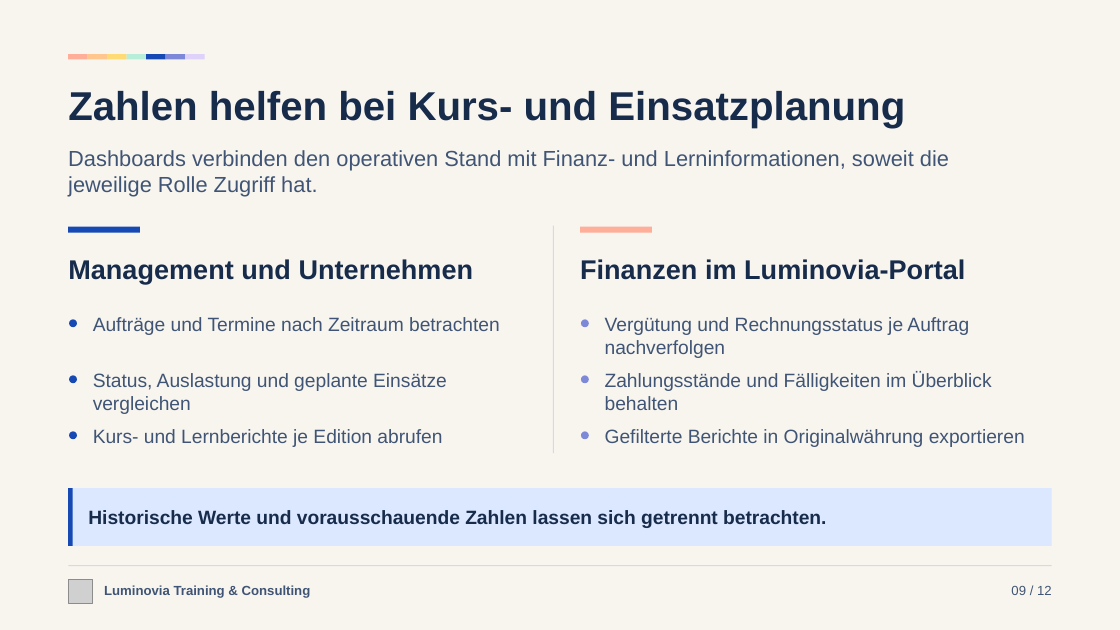
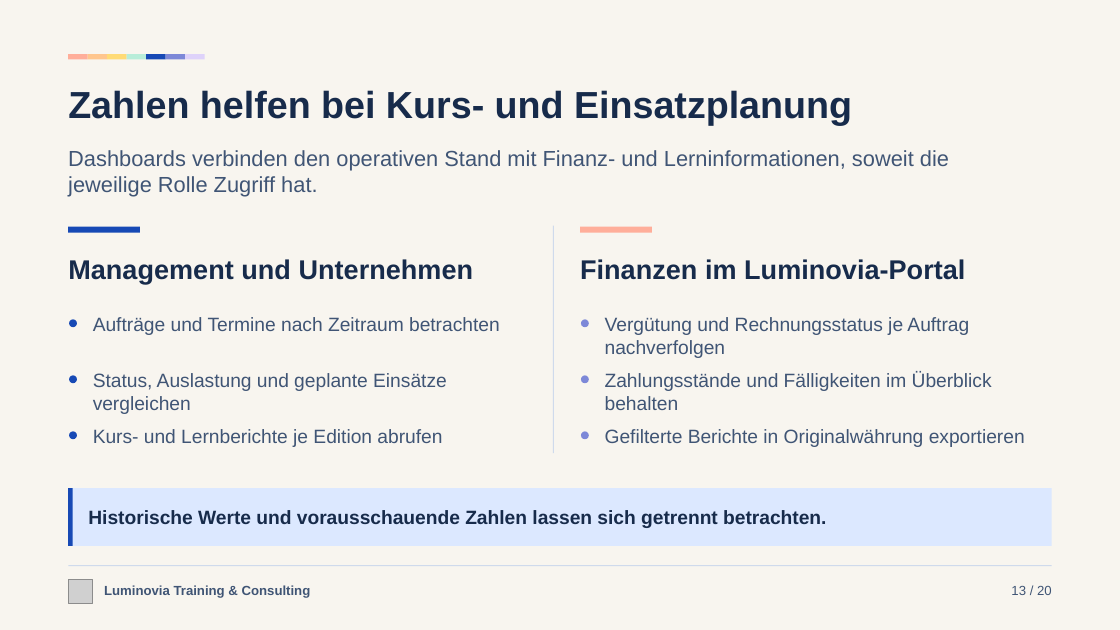
Before and after one commit to Luminovia-Training-Consulting/Luminovia-Management-Tool, a slide deck: slide 13 of docs/sales/luminovia-sales-deck-de.pptx (slide 9 before the commit). Drawn at 1120x630 pixels with LibreOffice and Linux fonts; fonts in the diff are those of the drawing; grey boxes stand for pictures. Boxes give left, top, right and bottom in pixels: in the first picture for what was removed or moved away, otherwise in the second. Text is boxed around its words. In the diff, an @@ line names an element or a change of style, - is before the commit and + after.

```diff
--- a/docs/sales/luminovia-sales-deck-de.pptx
+++ b/docs/sales/luminovia-sales-deck-de.pptx
@@ text "Zahlen helfen bei Kurs- und ..." at <box>68,90,852,125</box>: size 34.5 to 32.2 pt @@
@@ text at <box>1011,586,1052,595</box>: text changed @@
-09 / 12
+13 / 20
```
Also in this commit, not shown: 11 other slides changed, 8 slides added, 3 other files.
